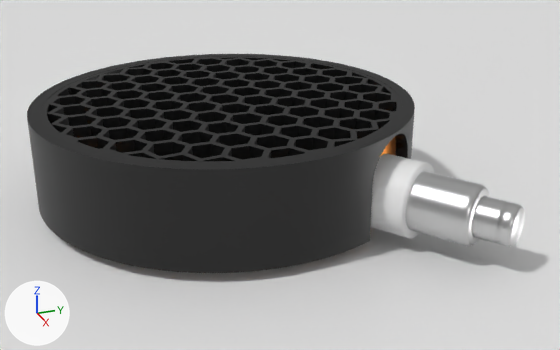
A saved change to the Blender file hardware/3D models/Honeycomb grid for LND 7317-2.blend.
Rendered twice from a 50 mm camera at (10.9, -3.4, 3.7) aimed at (0.5, 0.7, -1.0). Every picture has the same lights, and +X, +Y and +Z are marked at lower left.

The first picture shows 'Holder', 'Isolatied part', 'Middle part.001', 'Plane', 'Smallest part'.
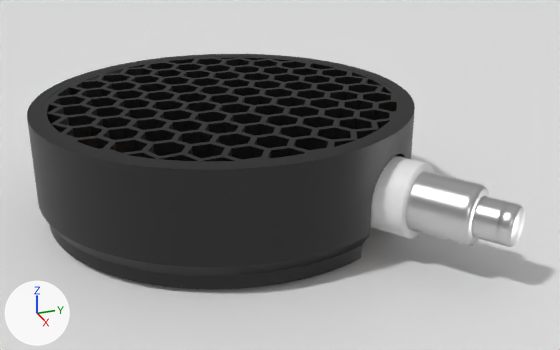
Commit message: Updated cap for LND7317 files

Patch to the scene script:
```diff
--- a/hardware/3D models/Honeycomb grid for LND 7317-2.blend.py
+++ b/hardware/3D models/Honeycomb grid for LND 7317-2.blend.py
@@ me_cylinder_004 @@
 # used by ob_holder; location = (0.0, 0.0, 0.18); scale = (2.75, 2.75, 0.0189)
-me_cylinder_004.from_pydata(...)  # 6015 vertices, 7310 faces; spans x -1.0..1.0, y -1.0..1.0, z -72.9..1.3
+me_cylinder_004.from_pydata(...)  # 6445 vertices, 7740 faces; spans x -1.0..1.0, y -1.0..1.0, z -89.4..1.2
+# me_cylinder_004 part 1: 430 vertices removed from x -1.0..1.0, y -1.0..1.0, z -72.9; 860 vertices added at x -1.0..1.0, y -1.0..1.0, z -89.4..-79.2
+# me_cylinder_004 part 2: 42 vertices moved from x 0.8..0.9, y 0.4..0.6, z -29.2..-1.1 to x 0.8..0.9, y 0.4..0.6, z -44.6..-16.5; 447 vertices removed from x -1.0..1.0, y -1.0..1.0, z -29.2..1.3; 447 vertices added at x -1.0..1.0, y -1.0..1.0, z -44.6..1.2
 me_cylinder_004.materials.append(mat_material_003)
@@ ob_plane @@
 ob_plane = bpy.data.objects.new('Plane', me_plane)
-ob_plane.location = (-0.01, -0.01, -1.35)
+ob_plane.location = (-0.01, -0.01, -1.57)
 ob_plane.scale = (658.0, 658.0, 658.0)
```

Boxes (x1, y1, x2, y2) around the edits, measured in the pictures (560 x 350 px; the box of a moved part takes in the faces that stretch with it):
'Plane', moved
    both: (0, 0, 560, 350)
'Holder', reshaped (7% taller)
    before: (27, 54, 415, 273)
    after: (27, 54, 415, 289)
part 1 of me_cylinder_004, moved or reshaped
    before: (38, 204, 370, 273)
    after: (49, 224, 370, 289)
part 2 of me_cylinder_004, moved or reshaped
    both: (27, 54, 415, 267)
